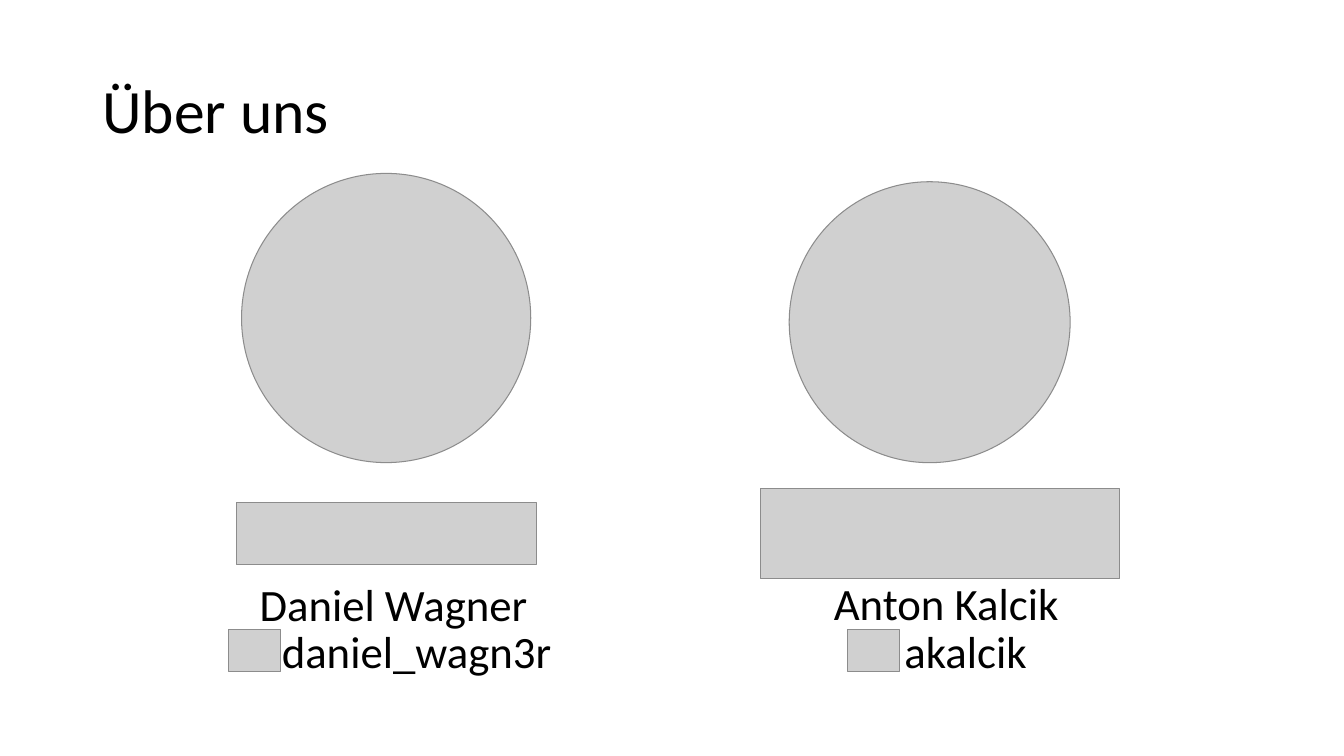
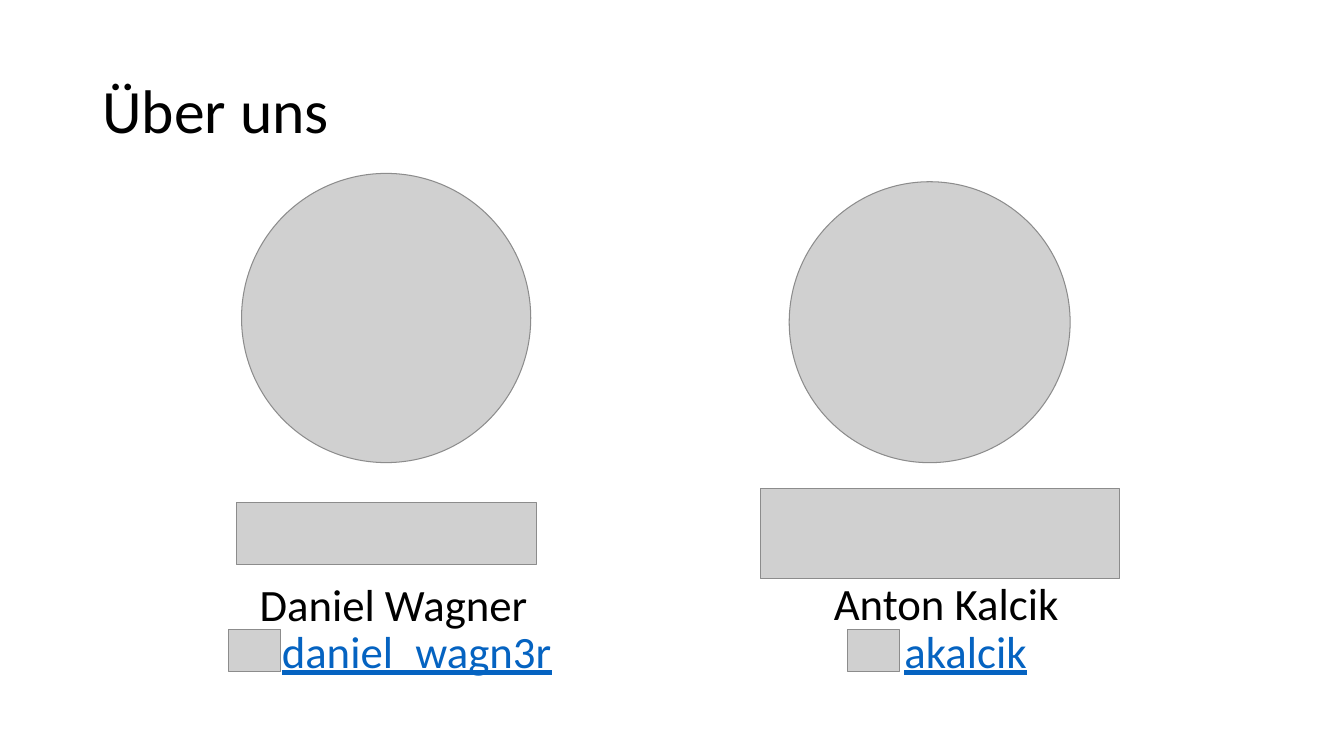
Before and after one commit to danielwagn3r/openid-workshop, a slide deck: slide 2 of OpenID & OAuth.pptx. Drawn at 1344x756 pixels with LibreOffice and Linux fonts; fonts in the diff are those of the drawing; grey boxes stand for pictures. Boxes give left, top, right and bottom in pixels: in the first picture for what was removed or moved away, otherwise in the second. Text is boxed around its words. In the diff, an @@ line names an element or a change of style, - is before the commit and + after.

```diff
--- a/OpenID & OAuth.pptx
+++ b/OpenID & OAuth.pptx
@@ text "daniel_wagn3r" at [282,637,551,676]: text colour #000000 to #0563C1, underline on @@
@@ text "akalcik" at [904,637,1026,675]: text colour #000000 to #0563C1, underline on @@
```
Also in this commit, not shown: 12 other slides changed, 1 slide added.
